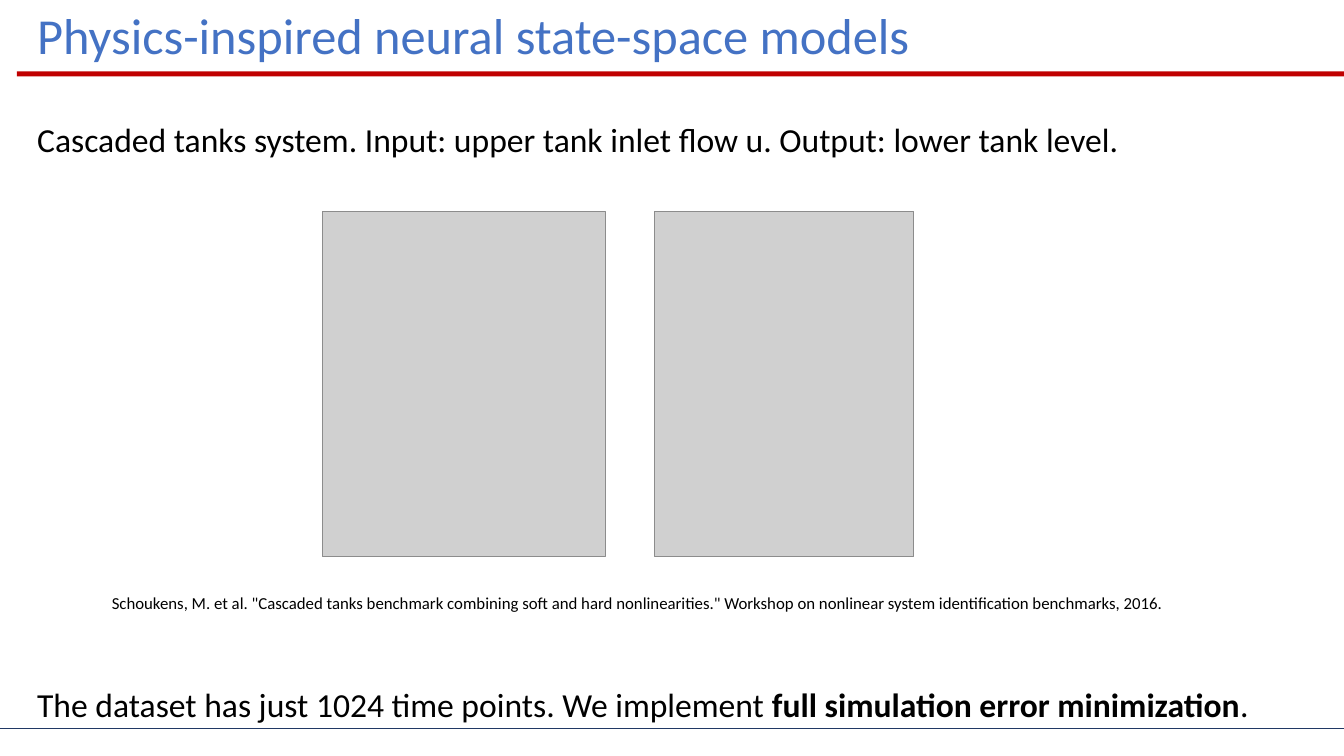
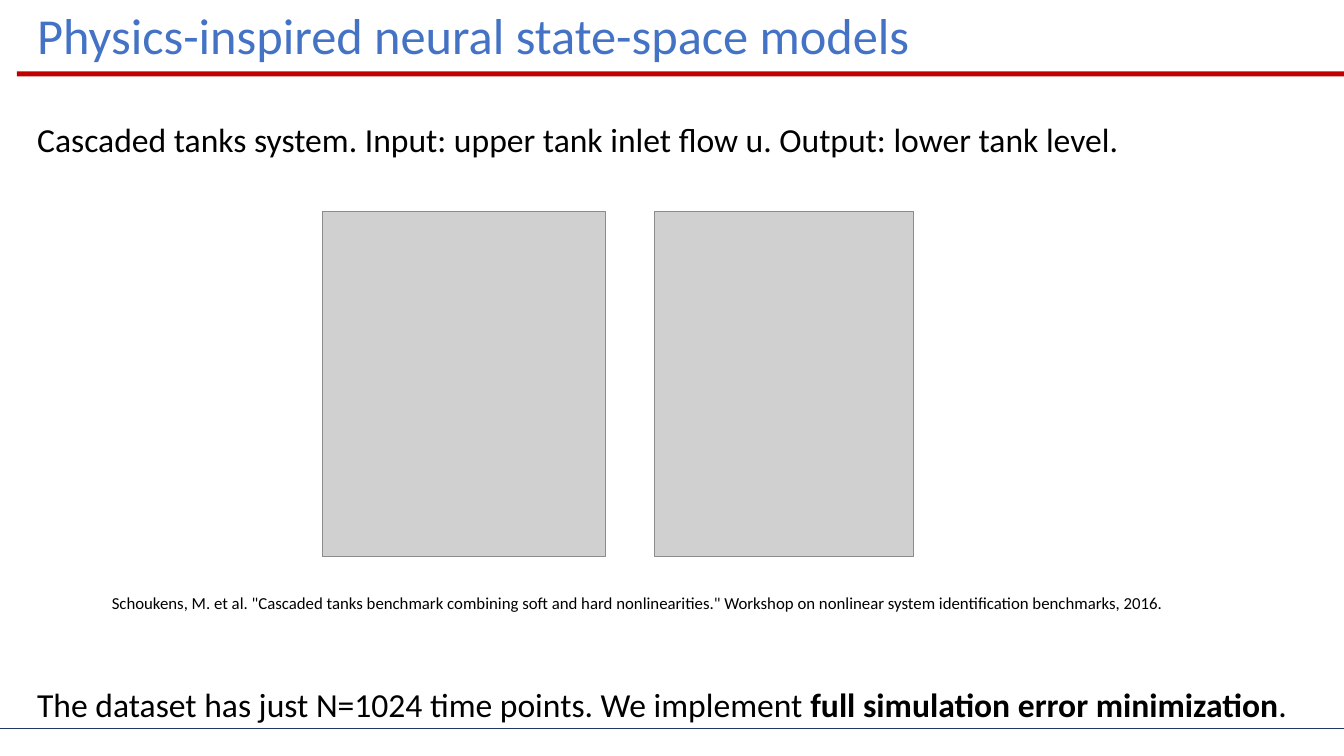
Before and after one commit to dariopi/Deep_Learning_for_SYSID_Lugano24, a slide deck: slide 2 of Exercises/state_space/state_space_exercise.pptx. Drawn at 1344x756 pixels with LibreOffice and Linux fonts; fonts in the diff are those of the drawing; grey boxes stand for pictures. Boxes give left, top, right and bottom in pixels: in the first picture for what was removed or moved away, otherwise in the second. Text is boxed around its words. In the diff, an @@ line names an element or a change of style, - is before the commit and + after.

```diff
--- a/Exercises/state_space/state_space_exercise.pptx
+++ b/Exercises/state_space/state_space_exercise.pptx
@@ text at [37, 693, 1287, 723]: text changed @@
-The dataset has just 1024 time points. We implement full simulation error minimization.
+The dataset has just N=1024 time points. We implement full simulation error minimization.
```
Also in this commit, not shown: 3 other slides changed, 1 other file.
